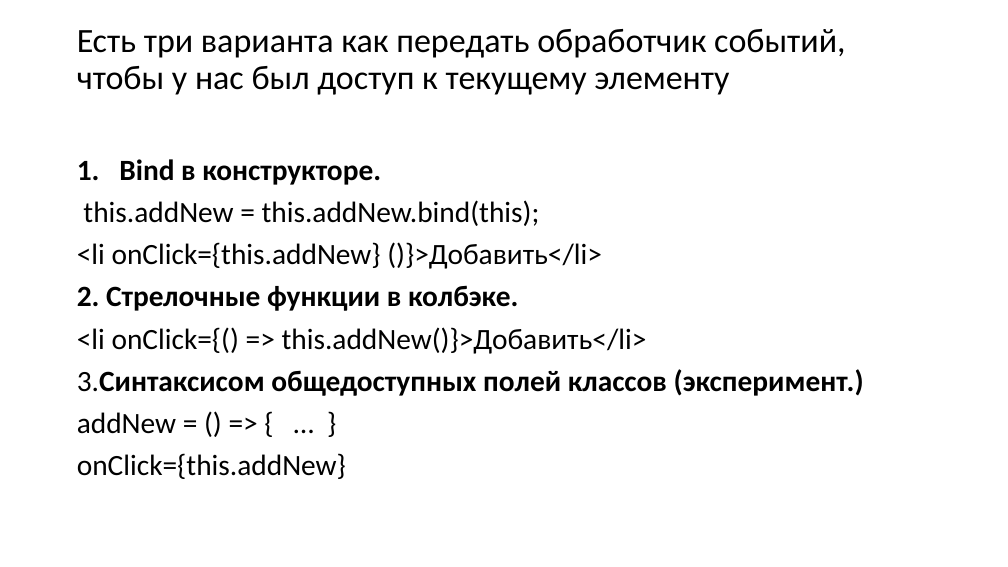
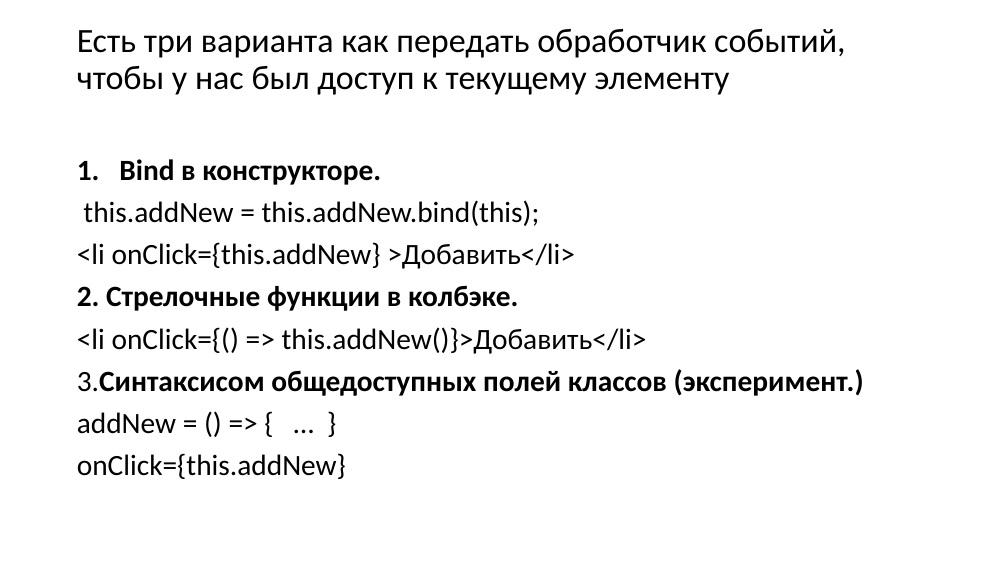
Before and after one commit to spiderpoul/react-redux-hooks, a slide deck: slide 8 of React.pptx. Drawn at 1008x567 pixels with LibreOffice and Linux fonts; fonts in the diff are those of the drawing. Boxes give left, top, right and bottom in pixels: in the first picture for what was removed or moved away, otherwise in the second. Text is boxed around its words. In the diff, an @@ line names an element or a change of style, - is before the commit and + after.

```diff
--- a/React.pptx
+++ b/React.pptx
@@ text at [77,242,575,269]: text changed @@
-<li onClick={this.addNew} ()}>Добавить</li>
+<li onClick={this.addNew} >Добавить</li>
```
Also in this commit, not shown: 3 other slides changed, 32 other files.
